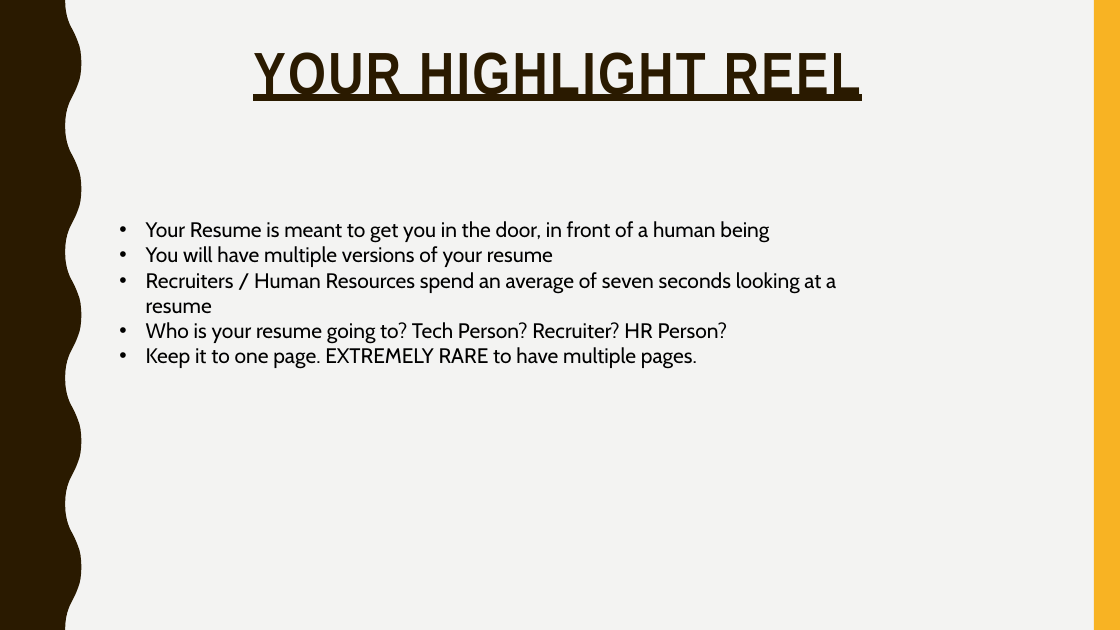
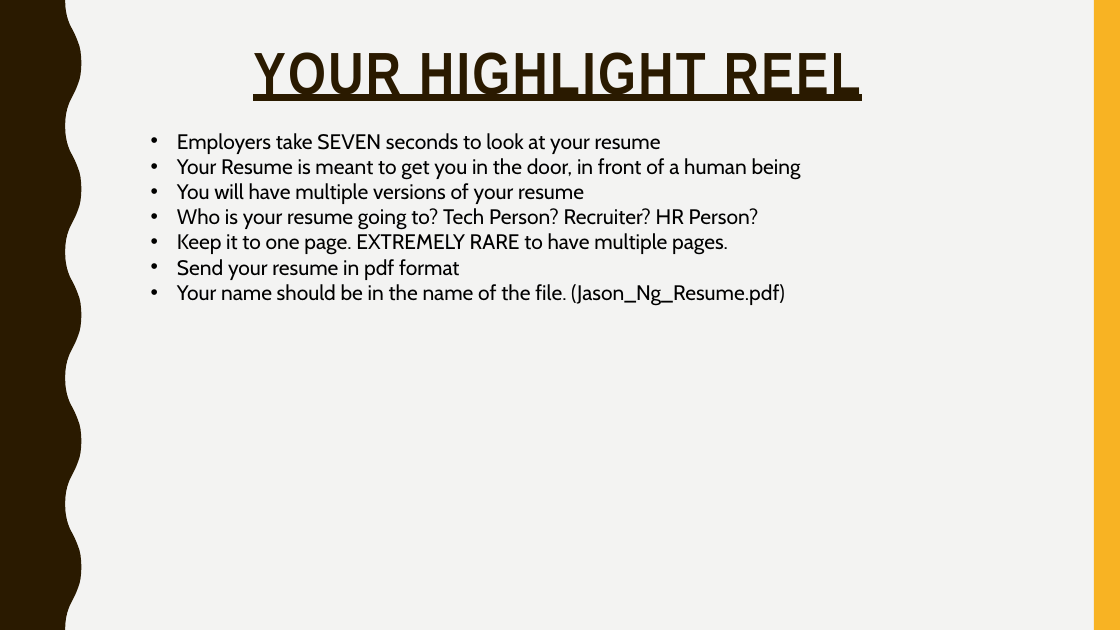
Before and after one commit to lakshmi-intechcode/jng_instr_folder, a slide deck: slide 8 of Job_Stuff/Jng_Job_Prezzie.pptx. Drawn at 1120x630 pixels with LibreOffice and Linux fonts; fonts in the diff are those of the drawing. Boxes give left, top, right and bottom in pixels: in the first picture for what was removed or moved away, otherwise in the second. Text is boxed around its words. In the diff, an @@ line names an element or a change of style, - is before the commit and + after.

```diff
--- a/Job_Stuff/Jng_Job_Prezzie.pptx
+++ b/Job_Stuff/Jng_Job_Prezzie.pptx
@@ text "Employers take SEVEN seconds to ...": place and size @@
-text "Employers take SEVEN seconds to ..." at [146, 221, 836, 369]
+text "Employers take SEVEN seconds to ..." at [177, 133, 801, 306]
@@ text at [177, 133, 661, 154]: paragraph added @@
+• Employers take SEVEN seconds to look at your resume
@@ text at [177, 259, 785, 306]: paragraphs added @@
+• Send your resume in pdf format
+• Your name should be in the name of the file. (Jason_Ng_Resume.pdf)
@@ text at [146, 272, 836, 313]: paragraph removed @@
-• Recruiters / Human Resources spend an average of seven seconds looking at a resume
```
Also in this commit, not shown: 1 other slide changed, 3 slides added.
